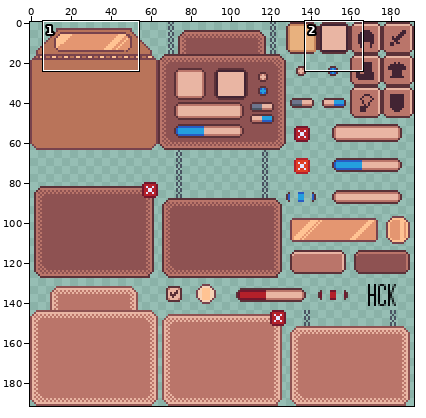
Two versions of one sprite sheet, Assets/UI/hck-ui-set-1.png. Above, an overview of the earlier version with the close-up marked.
Close-up. Earlier state:
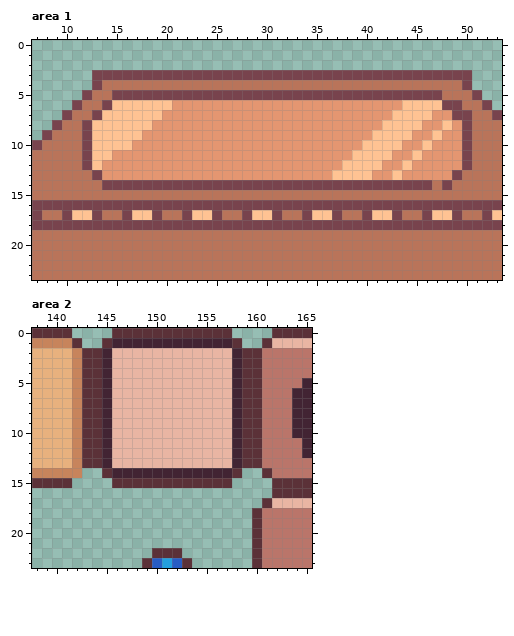
The file is 192x192 pixels. Pixels under 10% opacity are left out. Colours within 5 levels of each other are drawn and written as one. Shown: area 1: x 7..53, y 0..23; area 2: x 138..165, y 0..23.
New version:
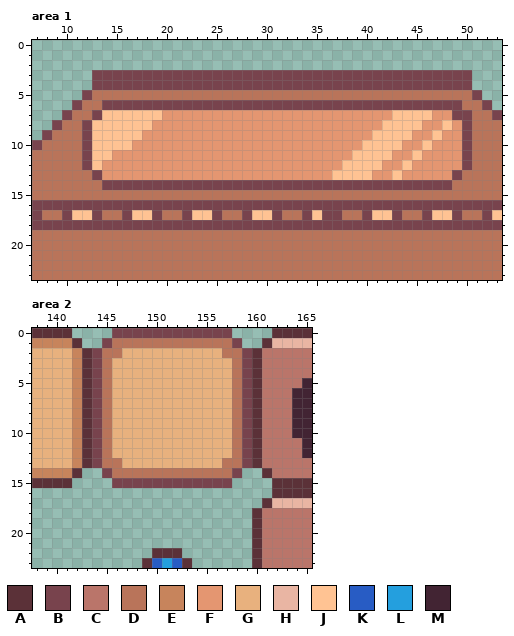
Palette (. is transparent): A #5b3138  B #78434d  C #ba756a  D #b9745a  E #c7845c  F #e49671  G #e8b17e  H #e9b5a3  J #ffc393  K #285cc4  L #249fde  M #422433
The exact change:
--- area 1
@@ x 7..53 @@
  3 ......BBBBBBBBBBBBBBBBBBBBBBBBBBBBBBBBBBBBBB...
- 4 ......BDDDDDDDDDDDDDDDDDDDDDDDDDDDDDDDDDDDDB...
- 5 .....BDDBBBBBBBBBBBBBBBBBBBBBBBBBBBBBBBBBDDDB..
- 6 ....BDDBJJJJJJFFFFFFFFFFFFFFFFFFFFFFFJJJJBBDDB.
+ 4 ......BBBBBBBBBBBBBBBBBBBBBBBBBBBBBBBBBBBBBB...
+ 5 .....BDDDDDDDDDDDDDDDDDDDDDDDDDDDDDDDDDDDDDDB..
+ 6 ....BDDBBBBBBBBBBBBBBBBBBBBBBBBBBBBBBBBBBBBDDB.
  7 ...BDDBJJJJJJFFFFFFFFFFFFFFFFFFFFFFFJJJJFFBBDDB
@@ x 34..49 @@
 13 FFFJJJJFFJFFFFFB
-14 BBBBBBBBBBBBBDBD
+14 BBBBBBBBBBBBBBBD
 15 DDDDDDDDDDDDDDDD
 16 BBBBBBBBBBBBBBBB
-17 BJJBDDBJJBDDBJJB
+17 BJBBDDBJJBDDBJJB
 18 BBBBBBBBBBBBBBBB
--- area 2
@@ x 138..165 @@
- 0 AAAA....AAAAAAAAAAAA....AAAA
- 1 EEEEA..AMMMMMMMMMMMMA..AHHHH
- 2 GGGGEAAMHHHHHHHHHHHHMAACCCCC
- 3 GGGGEAAMHHHHHHHHHHHHMAACCCCC
- 4 GGGGEAAMHHHHHHHHHHHHMAACCCCC
- 5 GGGGEAAMHHHHHHHHHHHHMAACCCCM
- 6 GGGGEAAMHHHHHHHHHHHHMAACCCMM
- 7 GGGGEAAMHHHHHHHHHHHHMAACCCMM
- 8 GGGGEAAMHHHHHHHHHHHHMAACCCMM
- 9 GGGGEAAMHHHHHHHHHHHHMAACCCMM
-10 GGGGEAAMHHHHHHHHHHHHMAACCCMM
-11 GGGGEAAMHHHHHHHHHHHHMAACCCCM
-12 GGGGEAAMHHHHHHHHHHHHMAACCCCM
-13 GGGGEAAMHHHHHHHHHHHHMAACCCCC
-14 EEEEE..AMMMMMMMMMMMMA..ACCCC
-15 AAAA....AAAAAAAAAAAA....AAAA
+ 0 AAAA....BBBBBBBBBBBB....AAAA
+ 1 EEEEA..BDDDDDDDDDDDDB..AHHHH
+ 2 GGGGEABDDGGGGGGGGGGDDBACCCCC
+ 3 GGGGEABDGGGGGGGGGGGGDBACCCCC
+ 4 GGGGEABDGGGGGGGGGGGGDBACCCCC
+ 5 GGGGEABDGGGGGGGGGGGGDBACCCCM
+ 6 GGGGEABDGGGGGGGGGGGGDBACCCMM
+ 7 GGGGEABDGGGGGGGGGGGGDBACCCMM
+ 8 GGGGEABDGGGGGGGGGGGGDBACCCMM
+ 9 GGGGEABDGGGGGGGGGGGGDBACCCMM
+10 GGGGEABDGGGGGGGGGGGGDBACCCMM
+11 GGGGEABDGGGGGGGGGGGGDBACCCCM
+12 GGGGEABDGGGGGGGGGGGGDBACCCCM
+13 GGGGEABDDGGGGGGGGGGDDBACCCCC
+14 EEEEA..BDDDDDDDDDDDDB..ACCCC
+15 AAAA....BBBBBBBBBBBB....AAAA
 16 ........................AAAA
